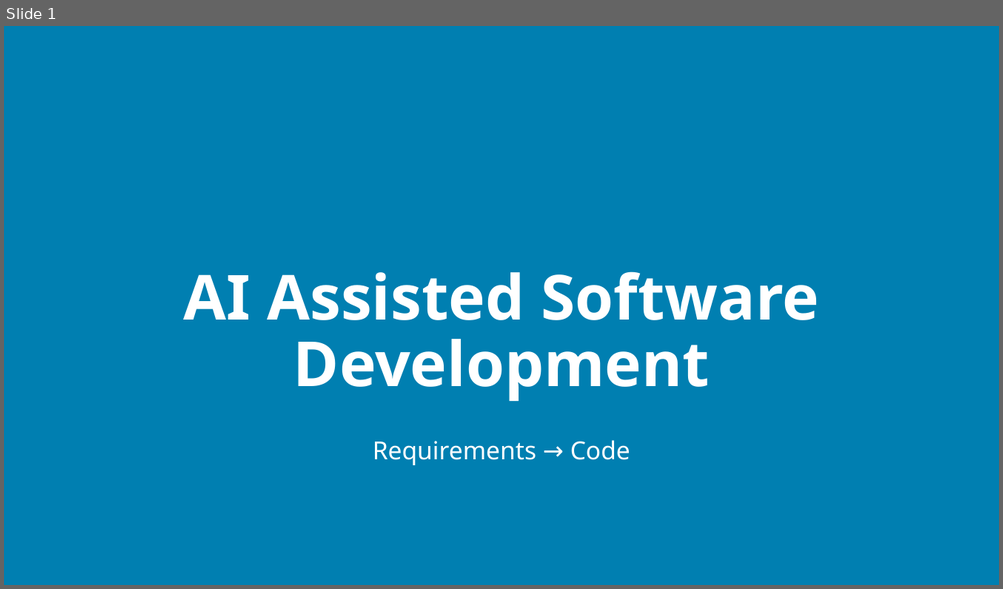
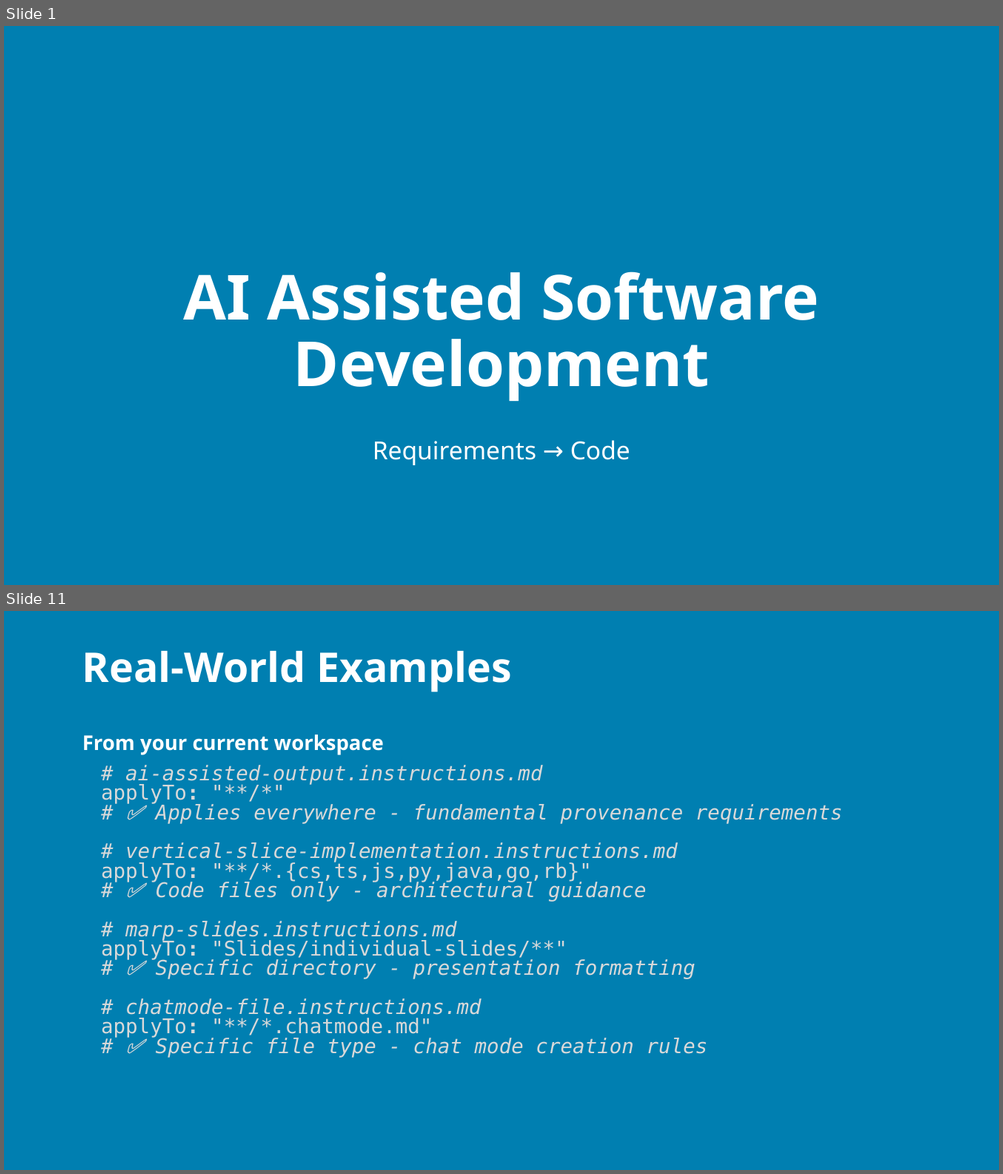
Before and after one commit to j0hnnymiller/AI-Assisted-Software-Development, a slide deck: Slides/AIASD-Greenfield-slides.pptx. Shown one above the other, each under a label of ours: slide 1 before the commit, slides 1 and 11 after it; the slides between them are not shown. The pictures are 1003x589 and 1003x1174 pixels, drawn with LibreOffice and Linux fonts; fonts in the diff are those of the drawing; background and template pictures are left out. Boxes give left, top, right and bottom in pixels: in the first picture for what was removed or moved away, otherwise in the second. Text is boxed around its words. In the diff, an @@ line names an element or a change of style, - is before the commit and + after.

```diff
--- a/Slides/AIASD-Greenfield-slides.pptx
+++ b/Slides/AIASD-Greenfield-slides.pptx
@@ slide 11 added at <box>4,611,999,1170</box>, background picture (left out) @@
@@ title added at <box>82,651,512,692</box>, 29.7 pt, text #FFFFFF, bold @@
+Real-World Examples
@@ text added at <box>82,735,842,1058</box>, 14.7 pt, text #D9D9D9, italic @@
+From your current workspace
+# ai-assisted-output.instructions.md
+applyTo: "**/*"
+# ✅ Applies everywhere - fundamental provenance requirements
+# vertical-slice-implementation.instructions.md
+applyTo: "**/*.{cs,ts,js,py,java,go,rb}"
+# ✅ Code files only - architectural guidance
+# marp-slides.instructions.md
+applyTo: "Slides/individual-slides/**"
+# ✅ Specific directory - presentation formatting
+# chatmode-file.instructions.md
+applyTo: "**/*.chatmode.md"
+# ✅ Specific file type - chat mode creation rules
```
Also in this commit, not shown: 5 slides changed, 32 other slides added, 1 slide removed.
